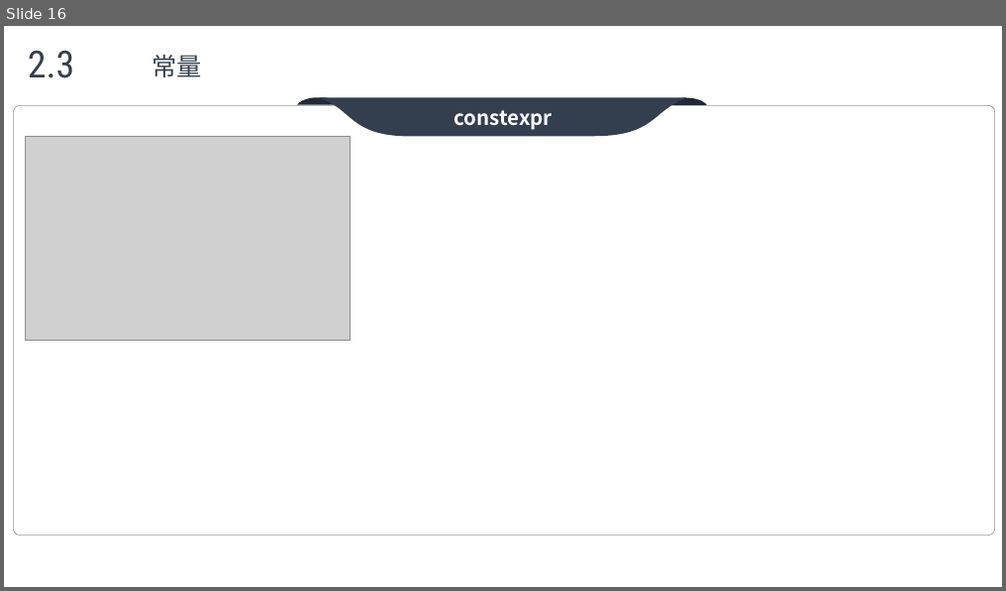
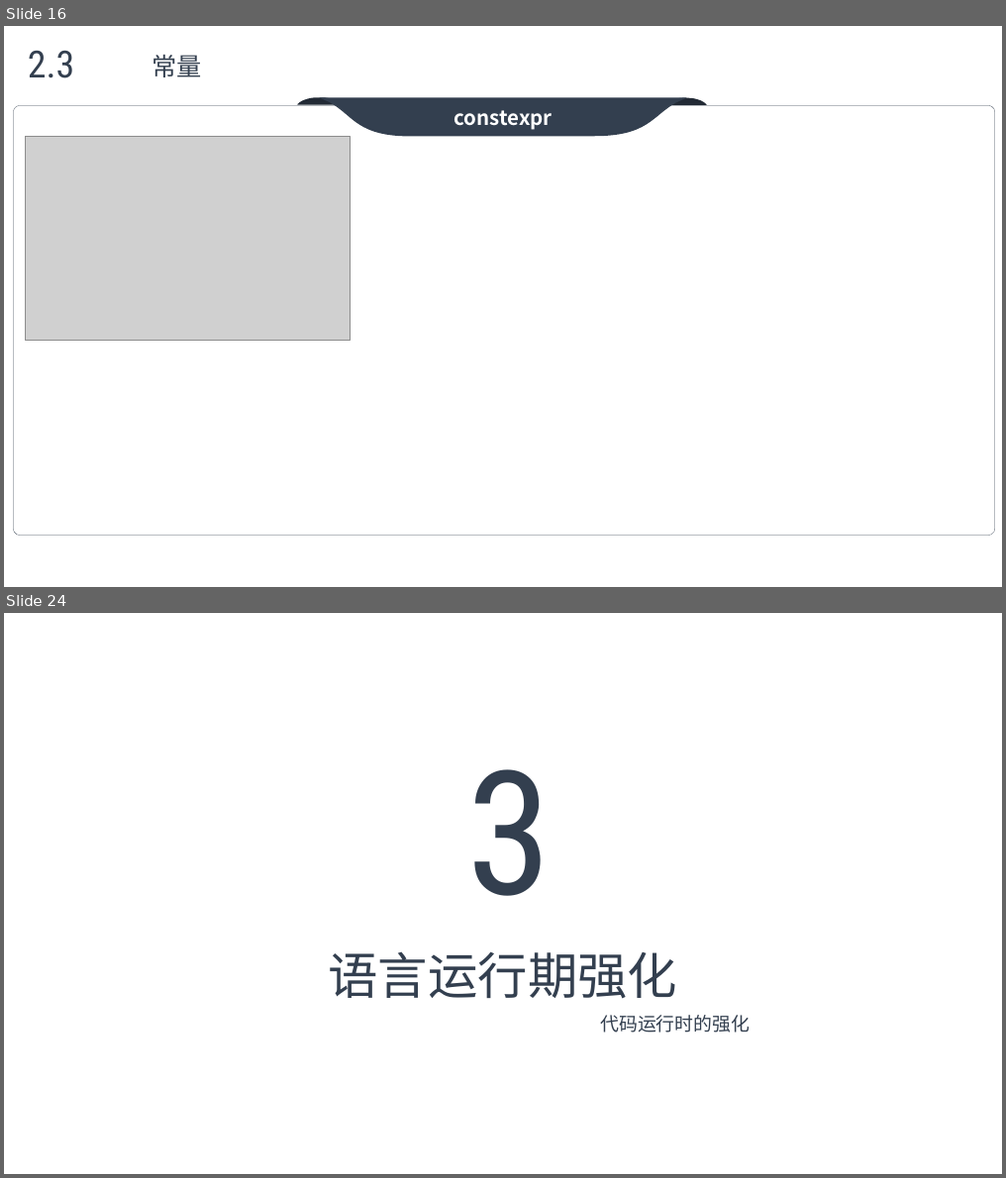
Before and after one commit to max4sharing/modern_cpp, a slide deck: C++11.pptx. Shown one above the other, each under a label of ours: slide 16 before the commit, slides 16 and 24 after it; the slides between them are not shown. The pictures are 1006x591 and 1006x1178 pixels, drawn with LibreOffice and Linux fonts; fonts in the diff are those of the drawing; grey boxes stand for pictures; background and template pictures are left out. Boxes give left, top, right and bottom in pixels: in the first picture for what was removed or moved away, otherwise in the second. Text is boxed around its words. In the diff, an @@ line names an element or a change of style, - is before the commit and + after.

```diff
--- a/C++11.pptx
+++ b/C++11.pptx
@@ slide 24 added at <box>4,613,1002,1174</box>, background picture (left out) @@
@@ text added at <box>467,769,552,896</box>, 166 pt, text #333F4F @@
+3
@@ text added at <box>329,952,678,999</box>, 48 pt, text #333F4F @@
+语言运行期强化
@@ text added at <box>600,1015,749,1033</box>, 18 pt, text #333F4F @@
+代码运行时的强化
```
Also in this commit, not shown: 3 slides changed, 6 other slides added, 1 slide removed.
